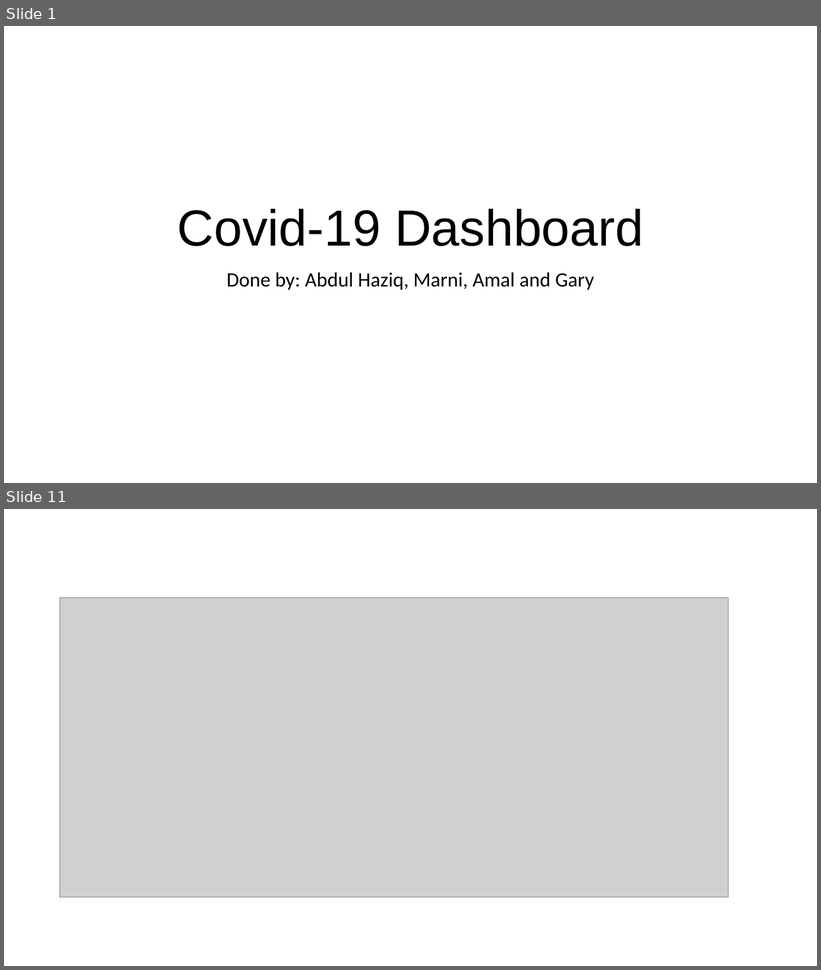
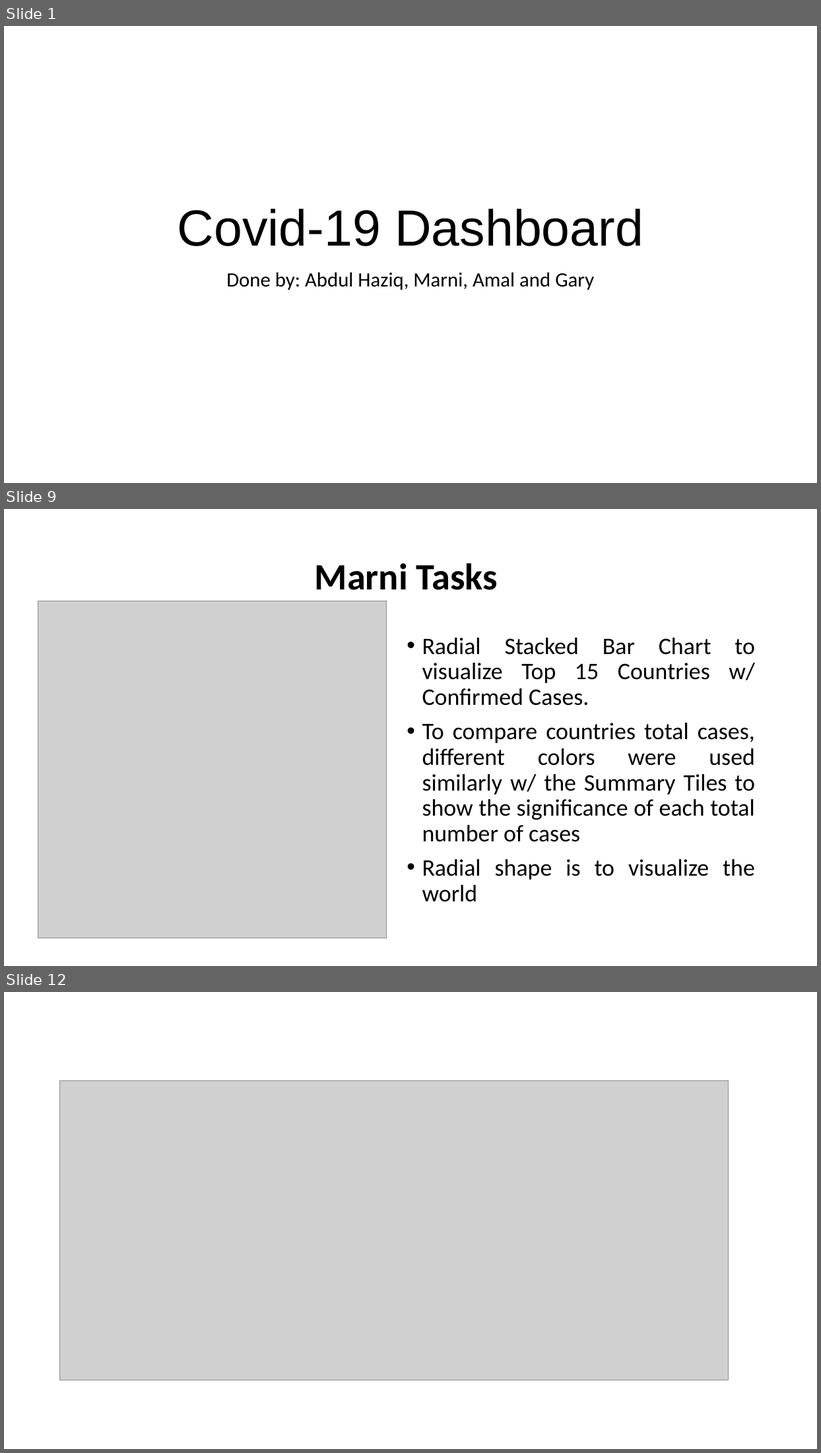
Before and after one commit to haziqqbaharin/CI5305-Project, a slide deck: Covid-19 Dashboard.pptx. Shown one above the other, each under a label of ours: slides 1 and 11 before the commit, slides 1, 9 and 12 after it; the slides between them are not shown. The pictures are 821x970 and 821x1453 pixels, drawn with LibreOffice and Linux fonts; fonts in the diff are those of the drawing; grey boxes stand for pictures. Boxes give left, top, right and bottom in pixels: in the first picture for what was removed or moved away, otherwise in the second. Text is boxed around its words. In the diff, an @@ line names an element or a change of style, - is before the commit and + after.

```diff
--- a/Covid-19 Dashboard.pptx
+++ b/Covid-19 Dashboard.pptx
@@ slide 9 added at [4, 509, 817, 966], background #FFFFFF @@
@@ title added at [315, 563, 498, 590], 44 pt, text #000000, bold @@
+Marni Tasks
@@ picture added at [38, 601, 386, 939] @@
@@ text added at [422, 638, 755, 902], 28 pt, text #000000 @@
+• Radial Stacked Bar Chart to visualize Top 15 Countries w/ Confirmed Cases.
+• To compare countries total cases, different colors were used similarly w/ the Summary Tiles to show the significance of each total number of cases
+• Radial shape is to visualize the world
@@ what was slide 11 is now slide 12 @@
```
Also in this commit, not shown: 13 slides changed, 1 other slide added, 3 slides removed, 1 other file.
